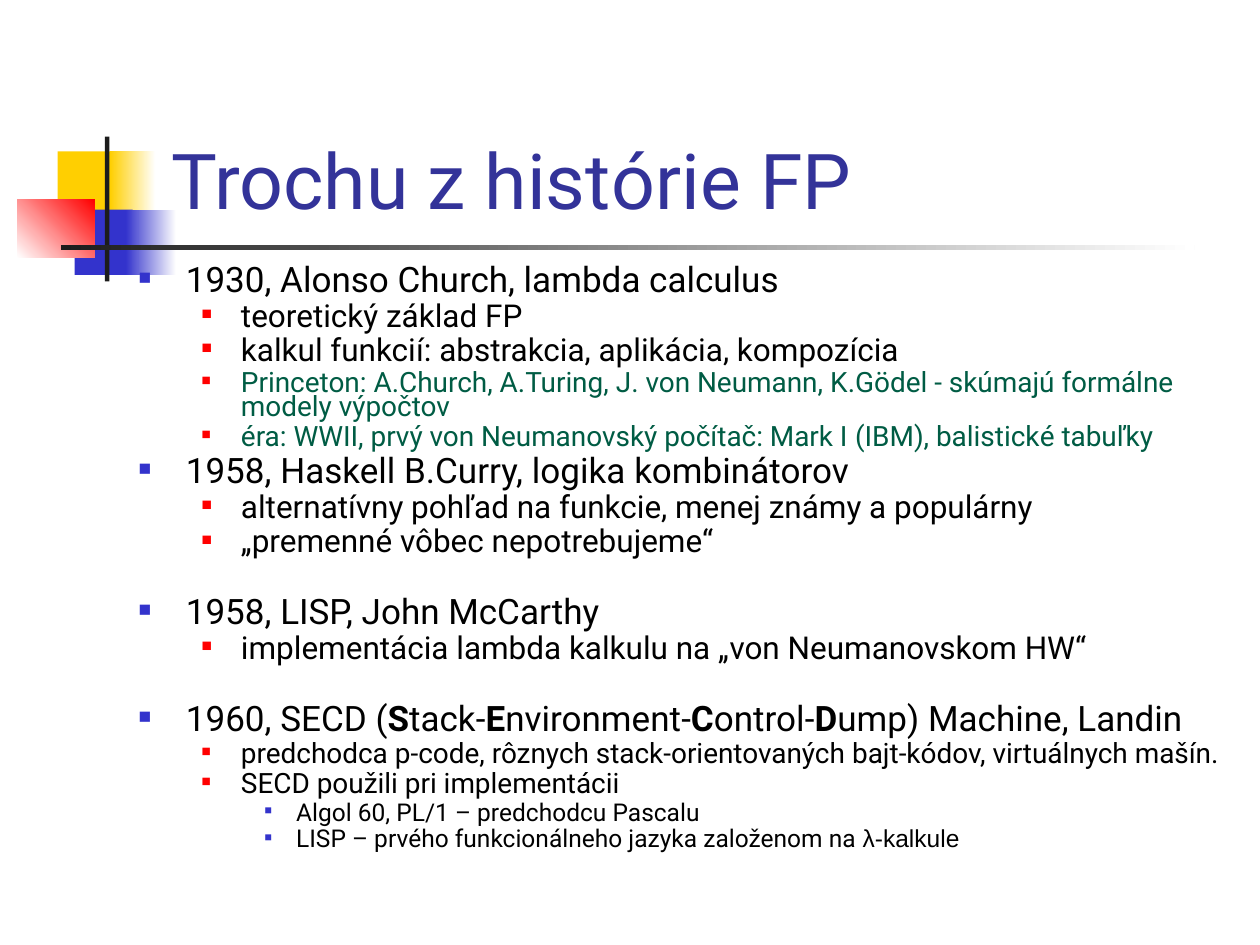
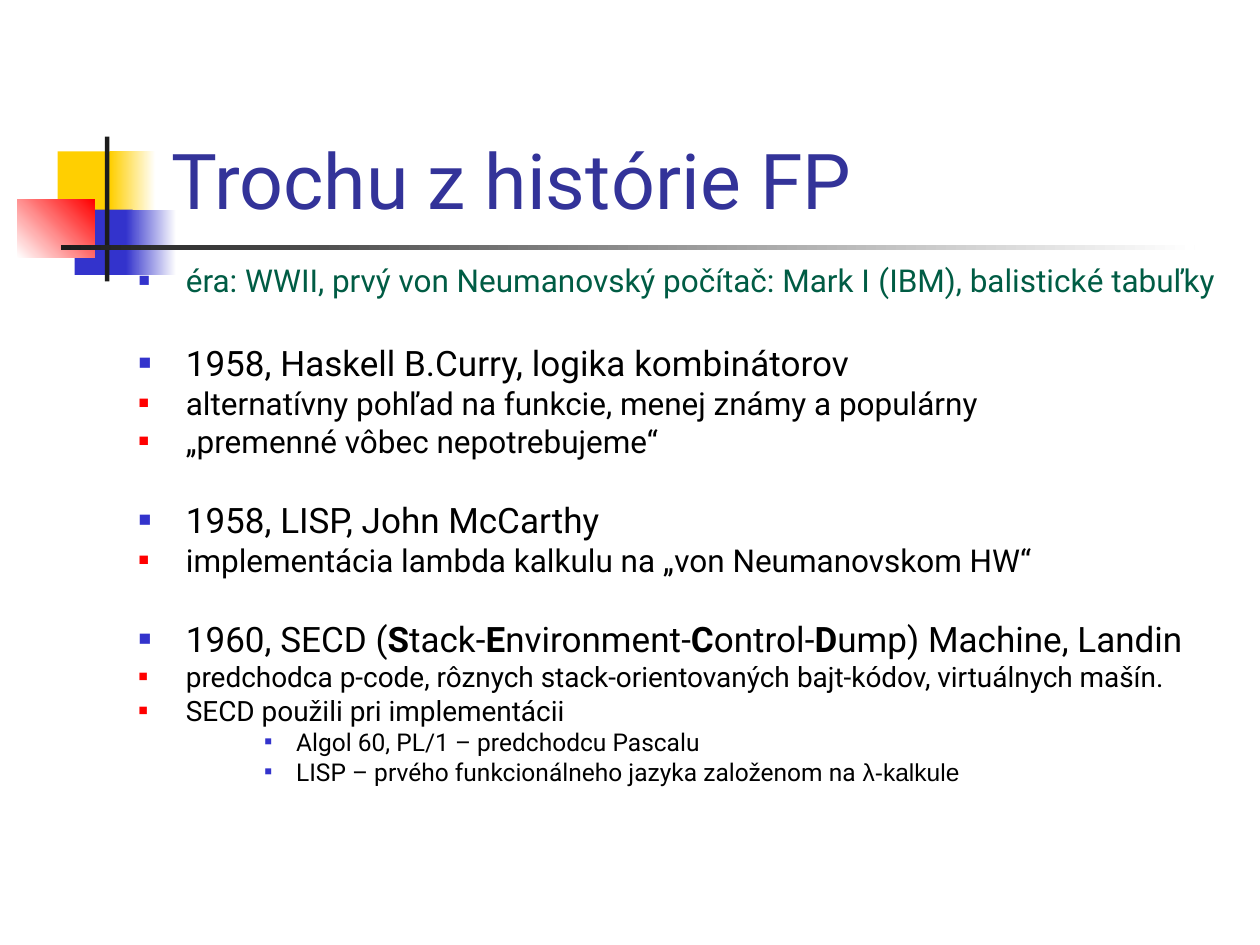
Before and after one commit to Funkcionalne/Prednasky, a slide deck: slide 5 of 05/05_fpro.ppt (slide 3 before the commit). Drawn at 1260x945 pixels with LibreOffice and Linux fonts; fonts in the diff are those of the drawing. Boxes give left, top, right and bottom in pixels: in the first picture for what was removed or moved away, otherwise in the second. Text is boxed around its words. In the diff, an @@ line names an element or a change of style, - is before the commit and + after.

```diff
--- a/05/05_fpro.ppt
+++ b/05/05_fpro.ppt
@@ text "éra: WWII, prvý von Neumanovský ..." at box(186, 267, 1214, 787): size 16 to 18 pt in "éra: WWII, prvý von Neumanovský počítač: Mark ..."; indent changed; line spacing 0.7 to 0.8; bullet colour #FF0000 to #3333CC @@
@@ text at box(186, 265, 1174, 422): paragraphs removed @@
-■ 1930, Alonso Church, lambda calculus
-  ■ teoretický základ FP
-  ■ kalkul funkcií: abstrakcia, aplikácia, kompozícia
-  ■ Princeton: A.Church, A.Turing, J. von Neumann, K.Gödel - skúmajú formálne modely výpočtov
```
Also in this commit, not shown: 3 other slides changed, 2 slides added, 1 other file.
